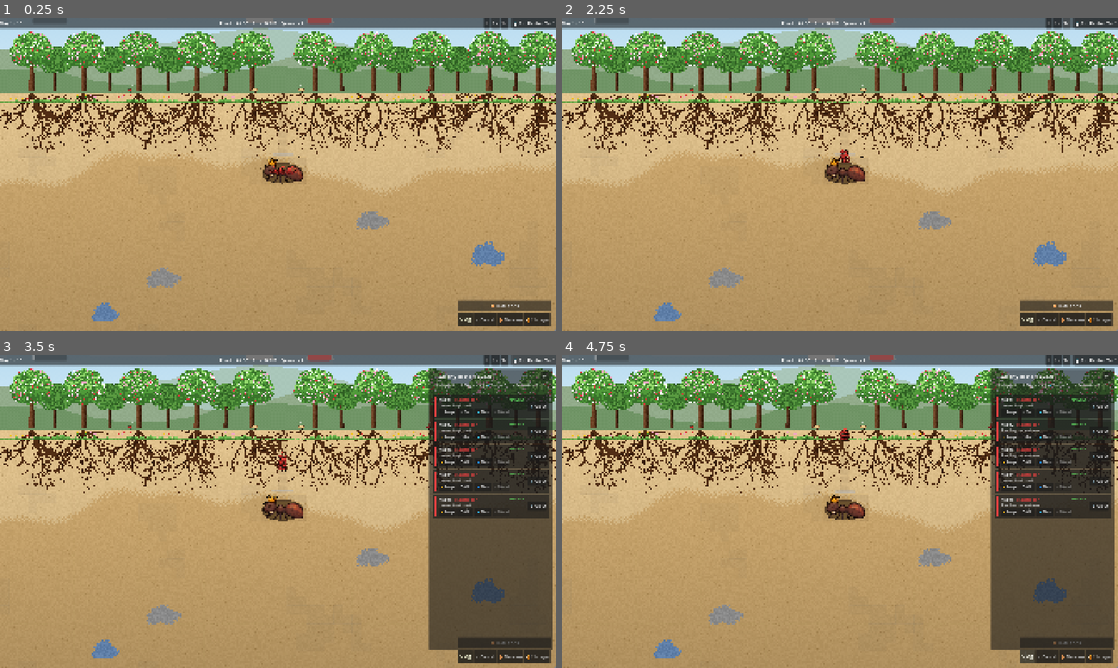
Above: before the commit, frames 1-4 (two rows, left to right).
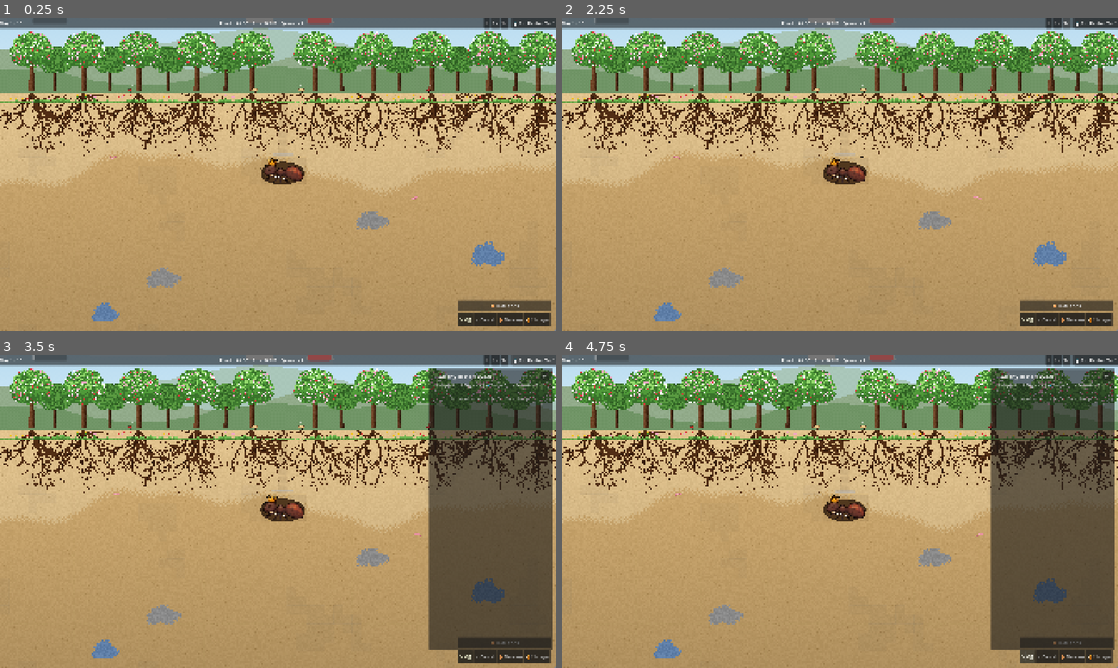
Above: after the commit, the same moments.

Repository: AslanMurzalin/Ant-Colony
Game: Godot game, scene res://scenes/main/main.tscn
Two runs of this game, one before a commit and one after it. Both use one fixed random seed, a clock stepped at 60 frames per second and the inputs below.
Inputs:
- Up to frame 1 (0.25 s): no input
- Up to frame 2 (2.25 s): click "⏸" at 0.5 s; click "1×" at 1.25 s; click "2×" at 2 s
- Up to frame 3 (3.5 s): click "📋 Ant Roster [Tab]" at 2.75 s
- Up to frame 4 (4.75 s): click "🥚 Hatch Ant" at 3.5 s; click "⛏ Dig" at 4.25 s

The runs differ from the first frame. In frame 1, 0.2% of the frame differs, in the area x 19-76%, y 44-58%; in frame 2, 0.1%; in frame 3, 6.4%, in the area x 20-99%, y 6-58%; in frame 4, 6.4%.
Error after the commit: Parse Error: The function signature doesn't match the parent. Parent signature is "draw_ellipse(Vector2, float, float, Color, bool = <default>, float = <defaul…

Commit message:
feat(stage5): ant drop shadows, brood scatter in queen chamber, animated soil worms, and surface critters in antcolony.gg style

Diff:
--- a/scenes/main/main.tscn
+++ b/scenes/main/main.tscn
@@ -22,6 +22,8 @@
 [ext_resource type="Texture2D" path="res://assets/tiles/smooth_earth_bg.png" id="21_earth"]
 [ext_resource type="Script" path="res://scripts/nature/sky_background.gd" id="22_sky"]
 [ext_resource type="Script" path="res://scripts/nature/soil_background.gd" id="23_soil"]
+[ext_resource type="Script" path="res://scripts/nature/soil_worm.gd" id="24_worm"]
+[ext_resource type="Script" path="res://scripts/nature/surface_critters.gd" id="25_critters"]
 
 [node name="Main" type="Node2D"]
 script = ExtResource("1_main")
@@ -43,6 +45,17 @@
 offset_bottom = 1400.0
 mouse_filter = 2
 script = ExtResource("23_soil")
+
+[node name="Worm1" type="Node2D" parent="Background"]
+position = Vector2(380, 480)
+script = ExtResource("24_worm")
+
+[node name="Worm2" type="Node2D" parent="Background"]
+position = Vector2(1420, 620)
+script = ExtResource("24_worm")
+
+[node name="SurfaceCritters" type="Node2D" parent="Background"]
+script = ExtResource("25_critters")
 
 [node name="SurfaceDecor" type="Node2D" parent="Background"]
 script = ExtResource("20_decor")
--- a/scripts/entities/ant_controller.gd
+++ b/scripts/entities/ant_controller.gd
@@ -35,10 +35,14 @@
 
 func _ready() -> void:
 	add_to_group("workers")
+	if sprite != null:
+		sprite.texture_filter = CanvasItem.TEXTURE_FILTER_NEAREST
 	update_job_visuals()
 	update_cargo_visuals()
 
 func _draw() -> void:
+	# Мягкая тень под муравьем для отличной читаемости на светлом песке
+	draw_ellipse(Vector2(0.0, 2.0), 6.5, 3.5, Color(0.12, 0.08, 0.04, 0.40))
 	if is_selected:
 		draw_arc(Vector2.ZERO, 10.0, 0.0, TAU, 16, Color(1.0, 0.9, 0.2, 0.9), 1.5)
 	if is_manually_pinned:
@@ -48,6 +52,15 @@
 			Vector2(0, -13),
 			Vector2(-2.5, -15.5)
 		]), Color(1.0, 0.85, 0.1, 1.0))
+
+## Вспомогательная отрисовка эллипса тени
+func draw_ellipse(center: Vector2, rx: float, ry: float, col: Color) -> void:
+	var pts: PackedVector2Array = PackedVector2Array()
+	var segs: int = 10
+	for i in range(segs):
+		var a: float = float(i) * TAU / float(segs)
+		pts.append(center + Vector2(cos(a) * rx, sin(a) * ry))
+	draw_colored_polygon(pts, col)
 
 func _physics_process(delta: float) -> void:
 	if GameManager.game_state == Enums.GameState.RUNNING:
--- a/scripts/entities/queen_controller.gd
+++ b/scripts/entities/queen_controller.gd
@@ -24,6 +24,8 @@
 
 func _ready() -> void:
 	add_to_group("queen")
+	if sprite != null:
+		sprite.texture_filter = CanvasItem.TEXTURE_FILTER_NEAREST
 	current_health = max_health
 	hunger_timer = hunger_interval
 	egg_laying_timer = egg_laying_interval
@@ -34,11 +36,37 @@
 	queen_health_changed.emit(current_health, max_health)
 
 func _draw() -> void:
-	# Органическая подстилка гнезда (листья и почва) под королевой как на референсе
-	draw_set_transform(Vector2(0.0, 8.0), 0.0, Vector2(1.85, 0.95))
-	draw_circle(Vector2.ZERO, 38.0, Color(0.28, 0.20, 0.12, 0.85))
-	draw_circle(Vector2.ZERO, 34.0, Color(0.42, 0.32, 0.18, 0.90))
+	# 1. Органическая темная подстилка гнезда (земля и листья) под королевой
+	draw_set_transform(Vector2(0.0, 8.0), 0.0, Vector2(1.9, 1.0))
+	draw_circle(Vector2.ZERO, 40.0, Color(0.20, 0.13, 0.07, 0.90)) # #332112
+	draw_circle(Vector2.ZERO, 35.0, Color(0.32, 0.22, 0.12, 0.95))
 	draw_set_transform(Vector2.ZERO, 0.0, Vector2.ONE)
+
+	# 2. Россыпь белых яиц и светлых личинок вокруг королевы (стиль antcolony.gg)
+	# Точки и овалы белого, кремового и нежно-желтого оттенков
+	var egg_col_white: Color = Color(0.98, 0.98, 0.96, 0.95)
+	var egg_col_cream: Color = Color(0.94, 0.91, 0.82, 0.95)
+	var egg_col_shadow: Color = Color(0.24, 0.16, 0.09, 0.6)
+
+	var egg_offsets: Array[Vector2] = [
+		Vector2(-42, 4), Vector2(-36, -6), Vector2(-48, 10), Vector2(-38, 14),
+		Vector2(-28, 18), Vector2(-44, -2), Vector2(-32, 8), Vector2(-24, 22),
+		Vector2(26, 18), Vector2(34, 12), Vector2(42, 6), Vector2(38, -4),
+		Vector2(46, 10), Vector2(28, 22), Vector2(48, -2), Vector2(36, 16),
+		Vector2(-12, 22), Vector2(0, 24), Vector2(12, 22), Vector2(-6, 26),
+		Vector2(6, 26), Vector2(-18, 20), Vector2(18, 20), Vector2(-52, 6),
+		Vector2(52, 4), Vector2(-30, -10), Vector2(32, -8)
+	]
+
+	for i in range(egg_offsets.size()):
+		var ep: Vector2 = egg_offsets[i]
+		# Тень под яйцом
+		draw_circle(ep + Vector2(0.5, 0.8), 2.8, egg_col_shadow)
+		# Сами яйца и личинки
+		var col: Color = egg_col_white if (i % 2 == 0) else egg_col_cream
+		draw_circle(ep, 2.4, col)
+		# Блик
+		draw_circle(ep + Vector2(-0.5, -0.5), 0.8, Color.WHITE)
 
 func _process(delta: float) -> void:
 	if GameManager.game_state == Enums.GameState.RUNNING:
--- /dev/null
+++ b/scripts/nature/soil_worm.gd
@@ -0,0 +1,44 @@
+class_name SoilWorm
+extends Node2D
+
+## Декоративный подземный червяк (Этап 5).
+## Медленно и плавно извивается в почве вне туннелей.
+## Чисто визуальный элемент, не влияет на геймплей.
+
+@export var worm_color: Color = Color(0.910, 0.573, 0.635, 1.0)       # #E892A2 (розовый)
+@export var worm_shadow: Color = Color(0.741, 0.388, 0.455, 1.0)      # #BD6374 (теневой поясок)
+@export var segment_count: int = 6
+@export var segment_radius: float = 2.4
+@export var crawl_speed: float = 3.5
+
+var _time: float = 0.0
+var _base_pos: Vector2 = Vector2.ZERO
+
+
+func _ready() -> void:
+	_base_pos = position
+	z_index = 0
+
+
+func _process(delta: float) -> void:
+	_time += delta
+	# Медленное ползание туда-обратно по синусоиде на несколько пикселей
+	position.x = _base_pos.x + sin(_time * 0.25) * 12.0
+	queue_redraw()
+
+
+func _draw() -> void:
+	# Отрисовка сегментированного извивающегося тела червячка
+	for i in range(segment_count):
+		var wave_offset: float = sin(_time * 2.2 + float(i) * 0.75) * 3.0
+		var seg_x: float = float(i) * 3.8
+		var seg_pos: Vector2 = Vector2(seg_x, wave_offset)
+
+		# Теневой контур
+		draw_circle(seg_pos + Vector2(0.5, 0.5), segment_radius + 0.4, worm_shadow)
+		# Розовое тело сегмента
+		draw_circle(seg_pos, segment_radius, worm_color)
+
+		# Клителлум (утолщенный поясок червяка на 2-м сегменте)
+		if i == 2:
+			draw_circle(seg_pos, segment_radius + 0.6, Color(0.96, 0.68, 0.74, 1.0))
--- /dev/null
+++ b/scripts/nature/surface_critters.gd
@@ -0,0 +1,77 @@
+class_name SurfaceCritters
+extends Node2D
+
+## Декоративные мелкие обитатели поверхности (Этап 5: жучки и паучки в траве).
+## Едва заметно двигаются в траве вдоль линии горизонта, не влияют на геймплей.
+
+const COLOR_BEETLE: Color = Color(0.169, 0.114, 0.078, 1.0) # #2B1D14 (тёмный жук)
+const COLOR_SPIDER: Color = Color(0.120, 0.090, 0.070, 1.0) # #1F1712 (паучок)
+
+var _time: float = 0.0
+
+# Координаты нескольких мелких обитателей
+var _critters: Array[Dictionary] = [
+	{ "base_x": 360.0, "y": 248.0, "is_spider": false, "speed": 0.4 },
+	{ "base_x": 720.0, "y": 249.0, "is_spider": true,  "speed": 0.3 },
+	{ "base_x": 1520.0, "y": 248.0, "is_spider": false, "speed": 0.5 },
+	{ "base_x": 1740.0, "y": 249.0, "is_spider": true,  "speed": 0.35 }
+]
+
+
+func _ready() -> void:
+	z_index = 2 # На уровне травы
+
+
+func _process(delta: float) -> void:
+	_time += delta
+	queue_redraw()
+
+
+func _draw() -> void:
+	for c in _critters:
+		var wiggle: float = sin(_time * c.speed * TAU) * 6.0
+		var pos: Vector2 = Vector2(c.base_x + wiggle, c.y)
+
+		if c.is_spider:
+			_draw_mini_spider(pos)
+		else:
+			_draw_mini_beetle(pos, wiggle)
+
+
+## Отрисовка крошечного пиксельного жука (~5px)
+func _draw_mini_beetle(pos: Vector2, motion: float) -> void:
+	# Тень под жучком
+	draw_ellipse(pos + Vector2(0.0, 1.5), 3.5, 2.0, Color(0.1, 0.08, 0.04, 0.4))
+	# Тело
+	draw_ellipse(pos, 3.0, 2.2, COLOR_BEETLE)
+	# Блик на панцире
+	draw_circle(pos + Vector2(-1.0, -0.8), 0.8, Color(0.35, 0.25, 0.18, 1.0))
+	# Крошечные лапки
+	var leg_swing: float = sin(_time * 8.0) * 0.8
+	draw_line(pos + Vector2(-2.0, 1.0), pos + Vector2(-3.5, 2.5 + leg_swing), COLOR_BEETLE, 1.0)
+	draw_line(pos + Vector2(2.0, 1.0), pos + Vector2(3.5, 2.5 - leg_swing), COLOR_BEETLE, 1.0)
+
+
+## Отрисовка крошечного пиксельного паучка (~6px)
+func _draw_mini_spider(pos: Vector2) -> void:
+	# Тень
+	draw_ellipse(pos + Vector2(0.0, 1.5), 3.0, 1.8, Color(0.1, 0.08, 0.04, 0.35))
+	# Брюшко и головогрудь
+	draw_circle(pos + Vector2(0.8, 0.0), 1.8, COLOR_SPIDER)
+	draw_circle(pos + Vector2(-1.0, 0.0), 1.3, COLOR_SPIDER)
+	# 4 пары тонких паучьих лапок врастопырку
+	var leg_twitch: float = sin(_time * 4.0) * 0.5
+	draw_line(pos + Vector2(-1.0, -1.0), pos + Vector2(-3.5, -2.5 + leg_twitch), COLOR_SPIDER, 0.8)
+	draw_line(pos + Vector2(1.0, -1.0), pos + Vector2(3.5, -2.5 - leg_twitch), COLOR_SPIDER, 0.8)
+	draw_line(pos + Vector2(-1.0, 1.0), pos + Vector2(-3.5, 2.5 - leg_twitch), COLOR_SPIDER, 0.8)
+	draw_line(pos + Vector2(1.0, 1.0), pos + Vector2(3.5, 2.5 + leg_twitch), COLOR_SPIDER, 0.8)
+
+
+## Вспомогательная отрисовка эллипса
+func draw_ellipse(center: Vector2, rx: float, ry: float, col: Color) -> void:
+	var pts: PackedVector2Array = PackedVector2Array()
+	var segs: int = 8
+	for i in range(segs):
+		var a: float = float(i) * TAU / float(segs)
+		pts.append(center + Vector2(cos(a) * rx, sin(a) * ry))
+	draw_colored_polygon(pts, col)
Not shown: 1 places in scenes/main/main.tscn that only renumber resources
Not shown, changed: Contracts.md
